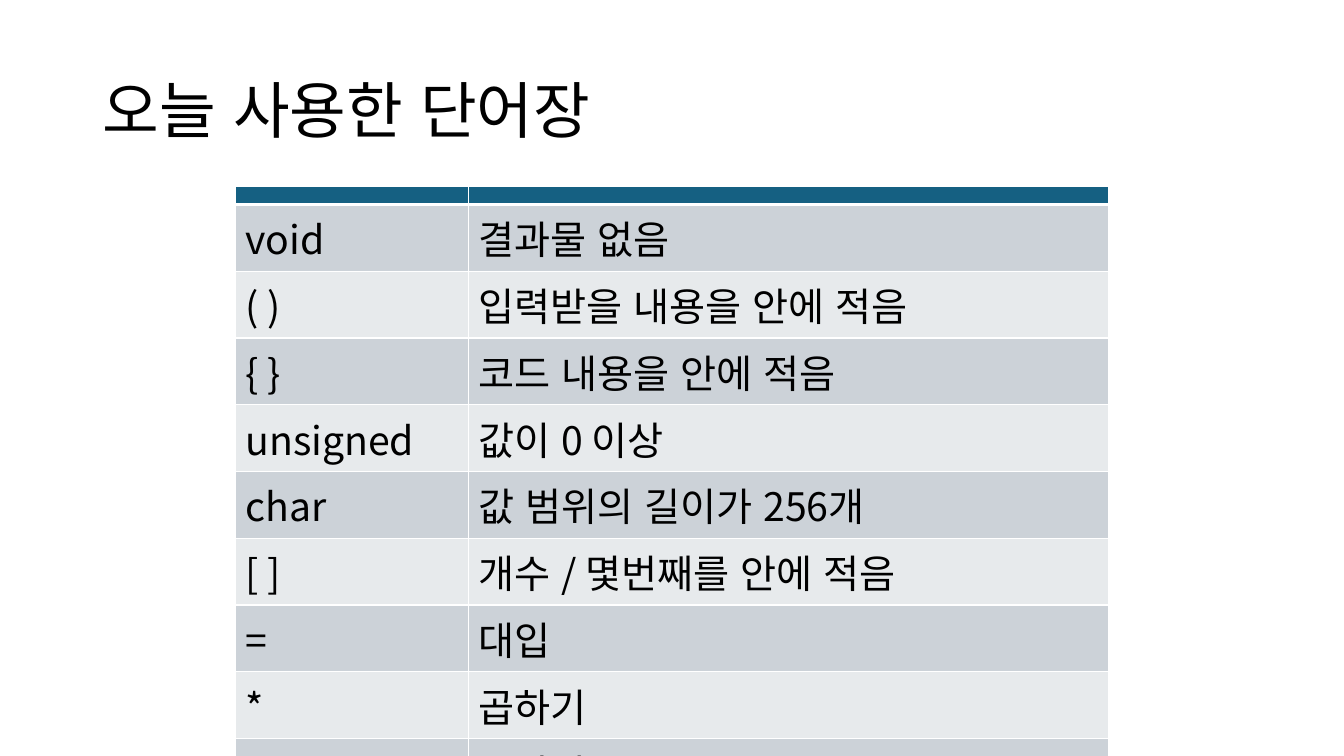
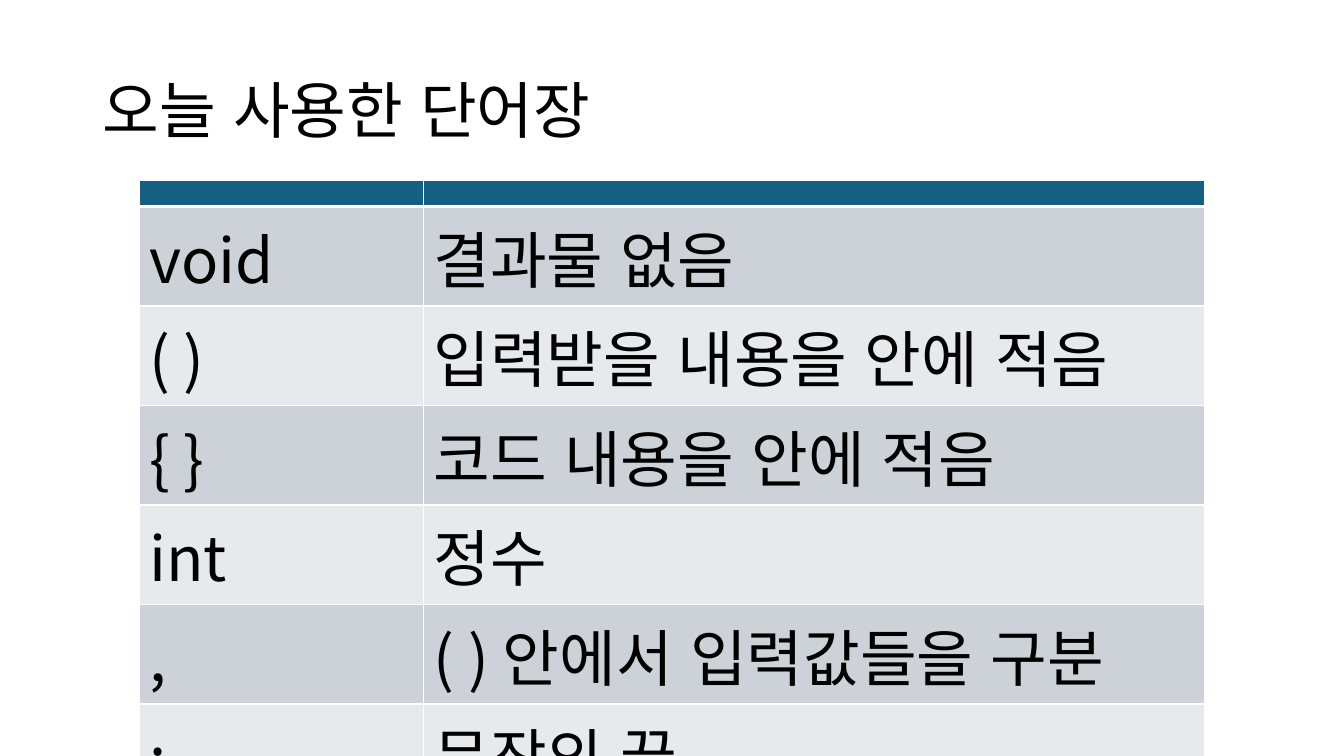
Before and after one commit to chaebkimm/C_ppt, a slide deck: slide 13 of C소개.pptx (slide 7 before the commit). Drawn at 1344x756 pixels with LibreOffice and Linux fonts; fonts in the diff are those of the drawing. Boxes give left, top, right and bottom in pixels: in the first picture for what was removed or moved away, otherwise in the second. Text is boxed around its words. In the diff, an @@ line names an element or a change of style, - is before the commit and + after.

```diff
--- a/C소개.pptx
+++ b/C소개.pptx
@@ table at bbox=[139, 180, 1205, 708] @@
-row 5: unsigned | 값이 0 이상
-row 6: char | 값 범위의 길이가 256개
-row 7: [ ] | 개수 / 몇번째를 안에 적음
-row 8: = | 대입
-row 9: * | 곱하기
+row 5: int | 정수
+row 6: , | ( ) 안에서 입력값들을 구분
@@ table: place and size @@
-table at bbox=[235, 187, 1108, 729]
+table at bbox=[139, 180, 1205, 708]
```
Also in this commit, not shown: 3 other slides changed, 13 slides added, 1 slide removed, 1 other file.
